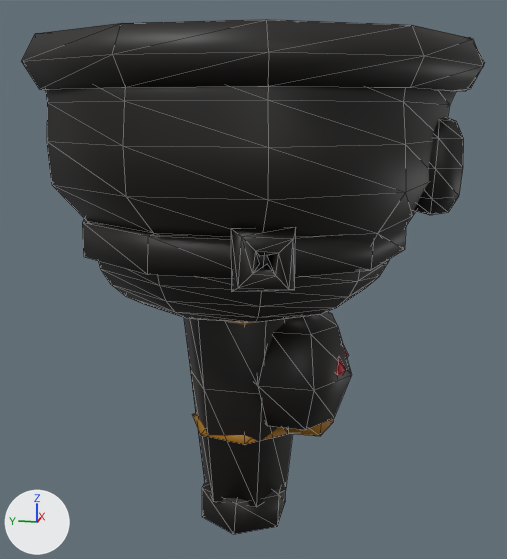
One commit to the glTF model assets/pirates/items/v5/peg_gold_r_male_lo.glb: the scene before it, then after it.
Rendered twice from a camera (50 mm lens) standing at (-0.499, -0.115, 0.244) and looking at (-0.109, -0.037, 0.146). Arrows for +X, +Y and +Z are at lower left; the lights stay in place. The picture after the commit comes second. Mesh edges are drawn as thin lines. Vertices at exactly the same position are counted once.

Objects in the first picture: 'peg_gold_r_male_lo'.
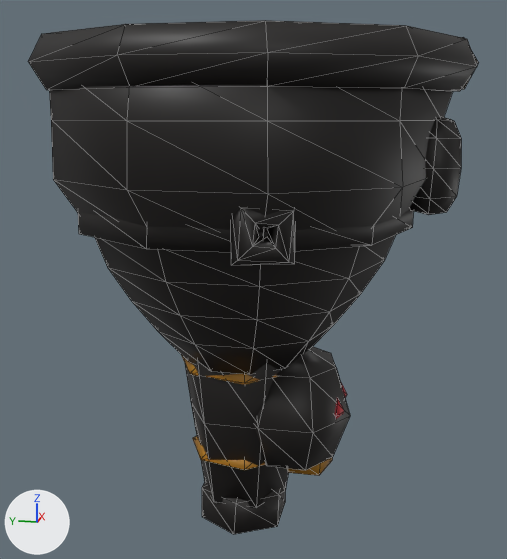
Pixel boxes (x1, y1, x2, y2) of what changed, in the pictures (507 x 559 px; the box of a moved part takes in the faces that stretch with it):
'peg_gold_r_male_lo', reshaped
    before: (22, 19, 485, 534)
    after: (28, 20, 478, 534)
part 1 of me_peg_gold_r_male_lo, moved or reshaped
    before: (22, 19, 485, 91)
    after: (28, 20, 478, 91)
part 2 of me_peg_gold_r_male_lo, moved or reshaped
    before: (231, 227, 296, 292)
    after: (231, 207, 295, 265)
part 3 of me_peg_gold_r_male_lo, moved or reshaped
    before: (414, 117, 463, 215)
    after: (409, 116, 461, 215)
part 4 of me_peg_gold_r_male_lo, moved or reshaped (mostly hidden before)
    before: (226, 318, 289, 325)
    after: (181, 355, 278, 385)
part 5 of me_peg_gold_r_male_lo, moved or reshaped
    before: (192, 413, 289, 445)
    after: (193, 436, 266, 470)
part 6 of me_peg_gold_r_male_lo, moved or reshaped
    before: (254, 312, 351, 430)
    after: (253, 347, 350, 471)
part 7 of me_peg_gold_r_male_lo, moved or reshaped
    before: (287, 418, 334, 436)
    after: (287, 458, 332, 476)
part 8 of me_peg_gold_r_male_lo, moved or reshaped
    before: (343, 345, 349, 357)
    after: (341, 383, 347, 398)
part 9 of me_peg_gold_r_male_lo, moved or reshaped
    before: (336, 357, 345, 377)
    after: (334, 398, 344, 419)
part 10 of me_peg_gold_r_male_lo, rebuilt (not visible before)
    after: (49, 85, 453, 374)
part 11 of me_peg_gold_r_male_lo, rebuilt
    before: (82, 219, 406, 279)
    after: (78, 209, 413, 252)
part 12 of me_peg_gold_r_male_lo, moved or reshaped
    before: (45, 86, 456, 507)
    after: (185, 360, 288, 508)

The change, as a diff of the scene's bpy script:
```diff
--- a/assets/pirates/items/v5/peg_gold_r_male_lo.glb.py
+++ b/assets/pirates/items/v5/peg_gold_r_male_lo.glb.py
@@ me_peg_gold_r_male_lo @@
 # used by ob_peg_gold_r_male_lo; location = (0.0, 0.0, 0.0)
-me_peg_gold_r_male_lo.from_pydata(...)  # 1012 vertices, 1996 faces; spans x -0.22..-0.002, y -0.156..0.082, z -0.006..0.277
+me_peg_gold_r_male_lo.from_pydata(...)  # 886 vertices, 1724 faces; spans x -0.217..-0.005, y -0.153..0.079, z -0.006..0.277
+# me_peg_gold_r_male_lo part 1: the loose piece of 66 vertices spanning x -0.22..-0.002, y -0.156..0.082, z 0.251..0.277 is scaled about its middle by (0.971, 0.972, 1)
+# me_peg_gold_r_male_lo part 2: the loose piece of 24 vertices spanning x -0.212..-0.19, y -0.073..-0.046, z 0.164..0.192 is moved by (0.001, 0.0, 0.012)
+# me_peg_gold_r_male_lo part 3: the loose piece of 32 vertices spanning x -0.141..-0.097, y -0.148..-0.12, z 0.188..0.24 is moved by (0.0, 0.001, 0.0)
+# me_peg_gold_r_male_lo part 4: the loose piece of 21 vertices spanning x -0.156..-0.081, y -0.068..0.005, z 0.129..0.141 is moved by (0.0, 0.0, -0.034)
+# me_peg_gold_r_male_lo part 5: the loose piece of 21 vertices spanning x -0.15..-0.087, y -0.062..-0.001, z 0.056..0.068 is moved by (0.0, 0.0, -0.016)
+# me_peg_gold_r_male_lo part 6: the loose piece of 23 vertices spanning x -0.153..-0.081, y -0.096..-0.03, z 0.059..0.139 is moved by (0.0, 0.0, -0.025)
+# me_peg_gold_r_male_lo part 7: the loose piece of 12 vertices spanning x -0.133..-0.102, y -0.086..-0.056, z 0.057..0.081 is moved by (0.0, 0.0, -0.025)
+# me_peg_gold_r_male_lo part 8: the loose piece of 6 vertices spanning x -0.115..-0.099, y -0.093..-0.085, z 0.095..0.111 is moved by (0.0, 0.0, -0.025)
+# me_peg_gold_r_male_lo part 9: the loose piece of 6 vertices spanning x -0.139..-0.123, y -0.093..-0.085, z 0.095..0.111 is moved by (0.0, 0.0, -0.025)
+# me_peg_gold_r_male_lo part 10: the loose piece of 252 vertices spanning x -0.211..-0.016, y -0.142..0.068, z 0.142..0.269 is rebuilt with 168 vertices and now spans x -0.215..-0.013, y -0.145..0.073, z 0.104..0.273
+# me_peg_gold_r_male_lo part 11: the loose piece of 42 vertices spanning x -0.202..-0.041, y -0.122..0.058, z 0.168..0.189 is rebuilt with 42 vertices and now spans x -0.202..-0.038, y -0.125..0.06, z 0.18..0.201
+# me_peg_gold_r_male_lo part 12: 1 vertex moved within x -0.156, y -0.085, z 0.169; 283 vertices removed from x -0.216..-0.01, y -0.148..0.074, z 0.019..0.275; 199 vertices added at x -0.209..-0.019, y -0.139..0.067, z 0.018..0.268
+# other edits to the shape of me_peg_gold_r_male_lo do not show in these pictures
 me_peg_gold_r_male_lo.materials.append(mat_peg_gold_r_male_lo)
```
